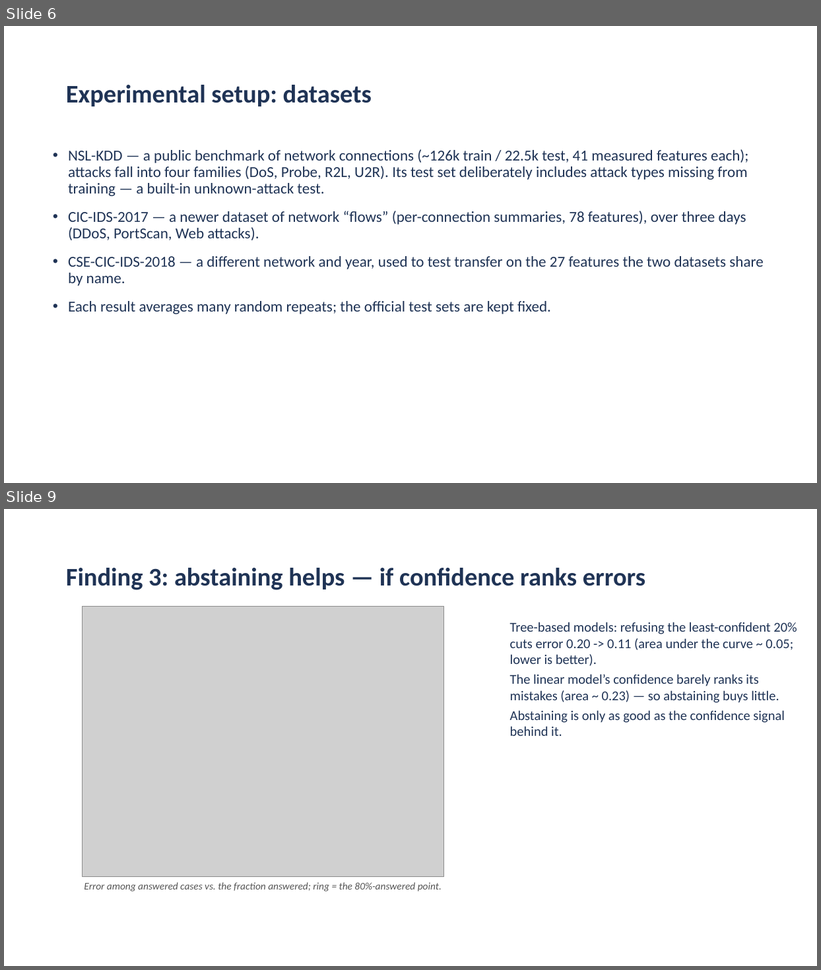
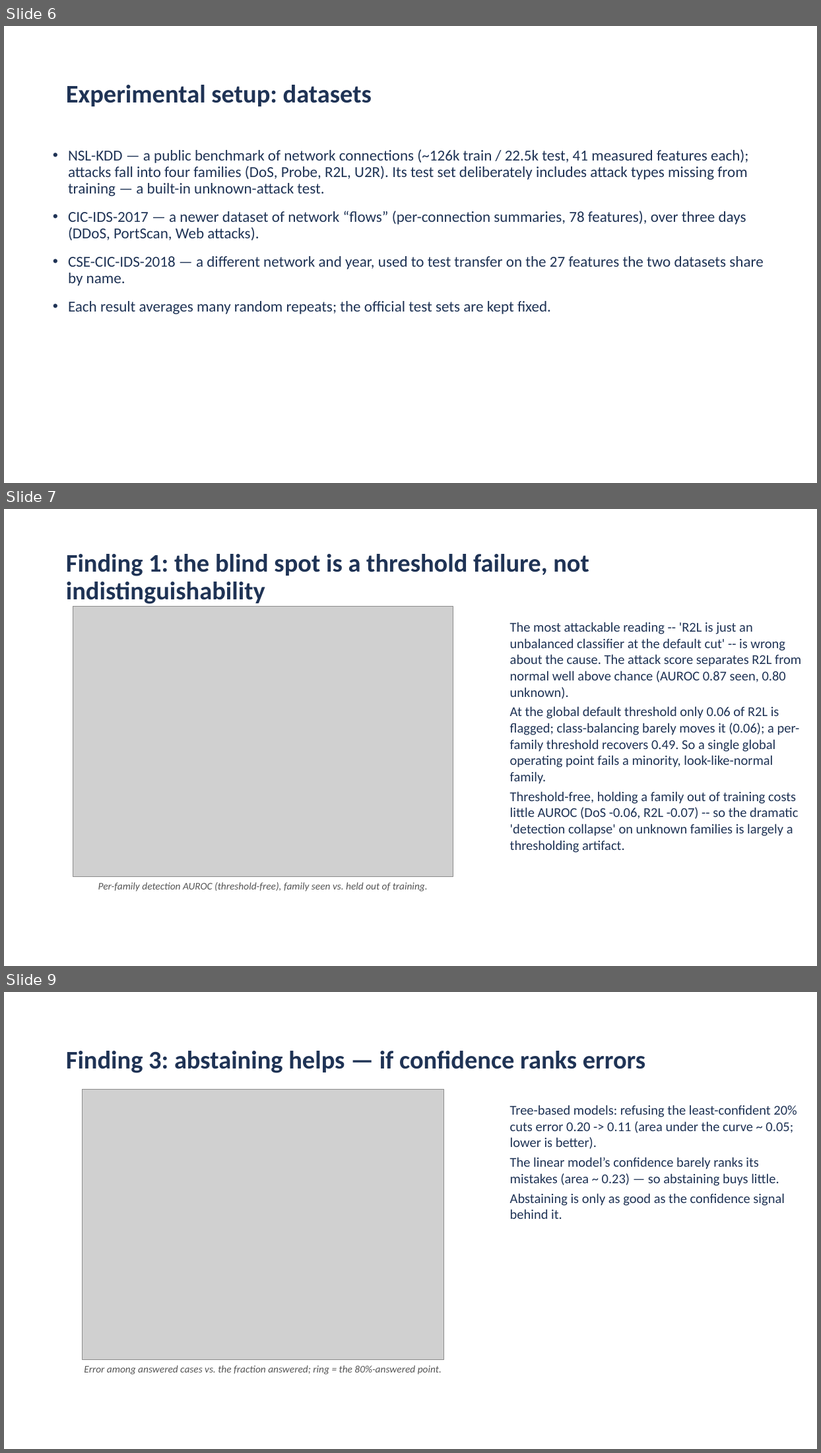
Before and after one commit to aiparallel0/chaoscrypt, a slide deck: papers/paper2-ids-selective/presentation.pptx. Shown one above the other, each under a label of ours: slides 6 and 9 before the commit, slides 6, 7 and 9 after it; the slides between them are not shown. The pictures are 821x970 and 821x1453 pixels, drawn with LibreOffice and Linux fonts; fonts in the diff are those of the drawing; grey boxes stand for pictures; background and template pictures are left out. Boxes give left, top, right and bottom in pixels: in the first picture for what was removed or moved away, otherwise in the second. Text is boxed around its words. In the diff, an @@ line names an element or a change of style, - is before the commit and + after.

```diff
--- a/papers/paper2-ids-selective/presentation.pptx
+++ b/papers/paper2-ids-selective/presentation.pptx
@@ slide 7 added at (4, 509, 817, 966), background picture (left out) @@
@@ title added at (66, 554, 589, 604), 30 pt, text #1F3355, bold @@
+Finding 1: the blind spot is a threshold failure, not indistinguishability
@@ picture added at (73, 607, 453, 877) @@
@@ text added at (510, 622, 801, 853), 16 pt, text #1F3355 @@
+The most attackable reading -- 'R2L is just an unbalanced classifier at the default cut' -- is wrong about the cause. The attack score separates R2L from normal well above chance (AUROC 0.87 seen, 0.80 unknown).
+At the global default threshold only 0.06 of R2L is flagged; class-balancing barely moves it (0.06); a per-family threshold recovers 0.49. So a single global operating point fails a minority, look-like-normal family.
+Threshold-free, holding a family out of training costs little AUROC (DoS -0.06, R2L -0.07) -- so the dramatic 'detection collapse' on unknown families is largely a thresholding artifact.
@@ text added at (98, 883, 428, 892), 12 pt, text #555555, italic @@
+Per-family detection AUROC (threshold-free), family seen vs. held out of training.
```
Also in this commit, not shown: 4 slides changed, 3 other slides added, 3 slides removed, 26 other files.
